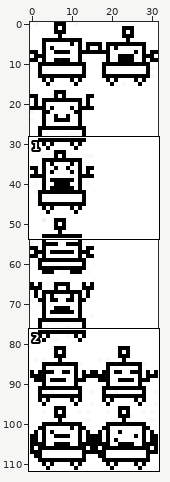
Edited in one commit: sprite sheet (source/IMG/Robot Extended.png). Above, an overview of the earlier version with the close-up marked.
Close-up. Before:
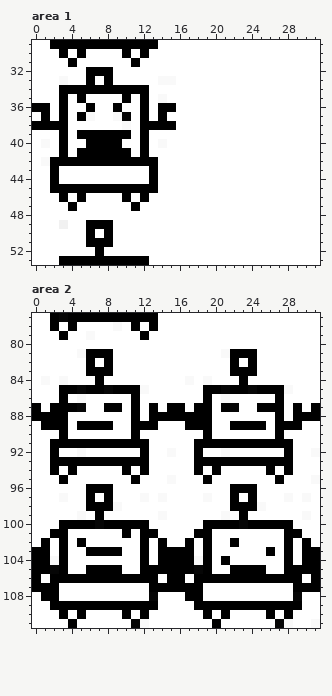
The file is 32x112 pixels. Colours within 5 levels of each other are drawn and written as one. Shown: area 1: x 0..31, y 29..53; area 2: x 0..31, y 77..111.
After:
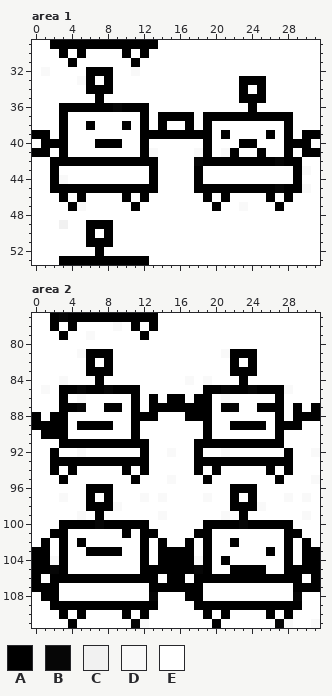
Palette (. is transparent): A #000000  B #060606  C #f1f1f1  D #f9f9f9  E #ffffff
Change:
Changed rows in their new state; - is an unchanged pixel.
Area 1:
first column x 0:
32 -D---------D--------------------
33 ---E-D--------EE-------AAA------
34 ---EEE---EEEE----------A-A------
35 ---E-E-A--E-E-E--------AAA------
36 EE--AA-AABAA--EE--------A-------
37 -E---EE--EE----AAA-AAAAAAAAAA---
38 EEE---A---A--E-E-A-A--------A---
39 AA---EEEEEE--AAAAAAA-A----A-A-AA
40 -AA---E-------E----A---AA---AAA-
41 AA---EEEEEE--D----DA-DA--A--A-AA
42 -E----------------BAAAAAAAABAA--
43 ------------------A----------AD-
44 ---D--------------A----------A--
45 ------------------AAAAAAAAABAAD-
46 -------------------A-A----A-A---
47 -----D--------------A--D---A----
Area 2:
first column x 0:
 84 -E---------------------------
 85 -D----------E----------------
 86 -------------A-AA-A----------
 87 E-E-----------A--A-----------
 88 -E----------A-EEE------------
 89 A-----------EE---EE----------
 90 -AA--------------------------
 91 --E-------------------------E
first column x 6:
105 EEEE
Changed places in both close-ups, as pixel boxes (x1, y1, x2, y2):
changed: (32, 67, 320, 211)
changed: (32, 376, 59, 448)
changed: (140, 385, 203, 430)
changed: (284, 439, 293, 448)
changed: (86, 565, 122, 574)
